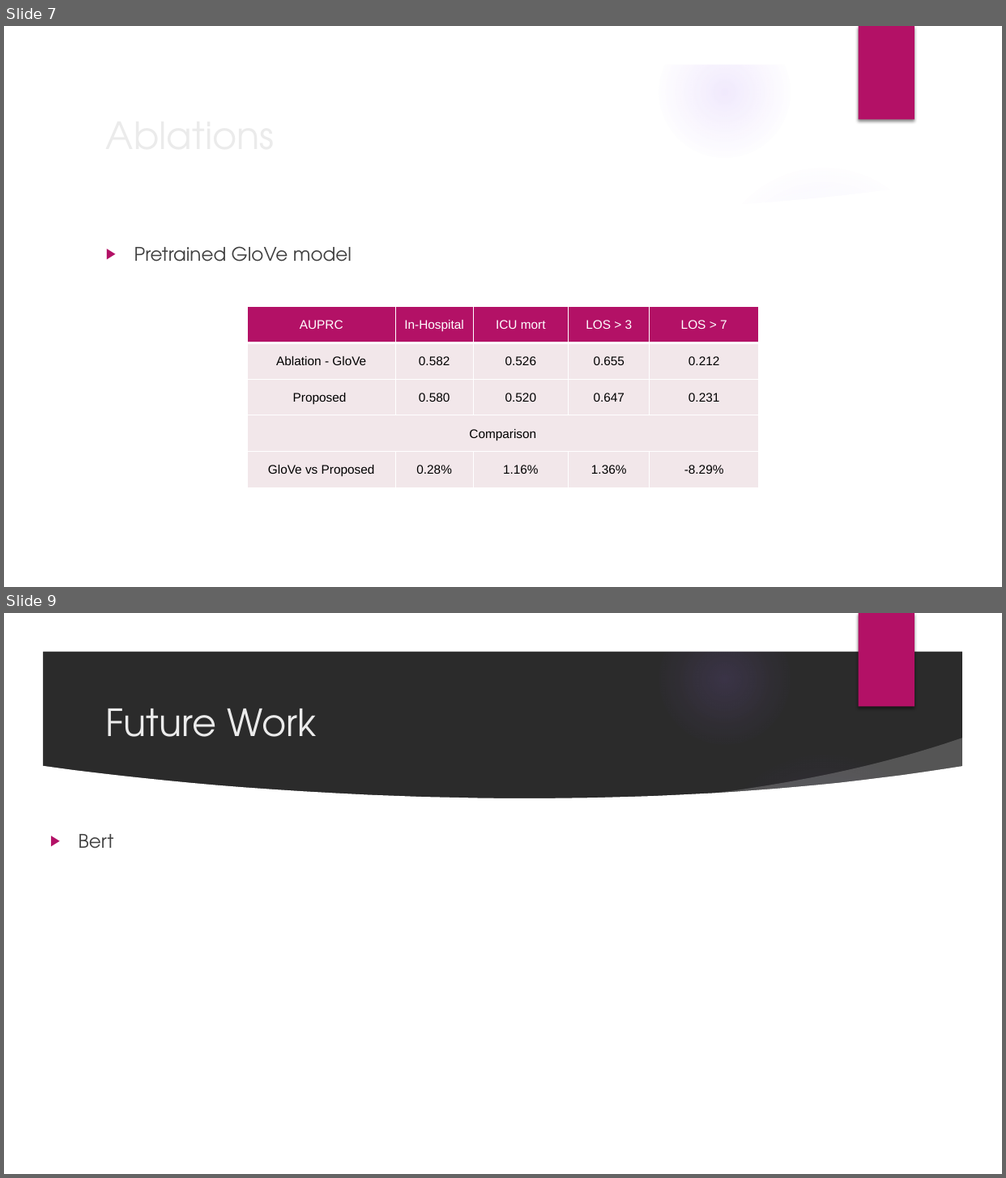
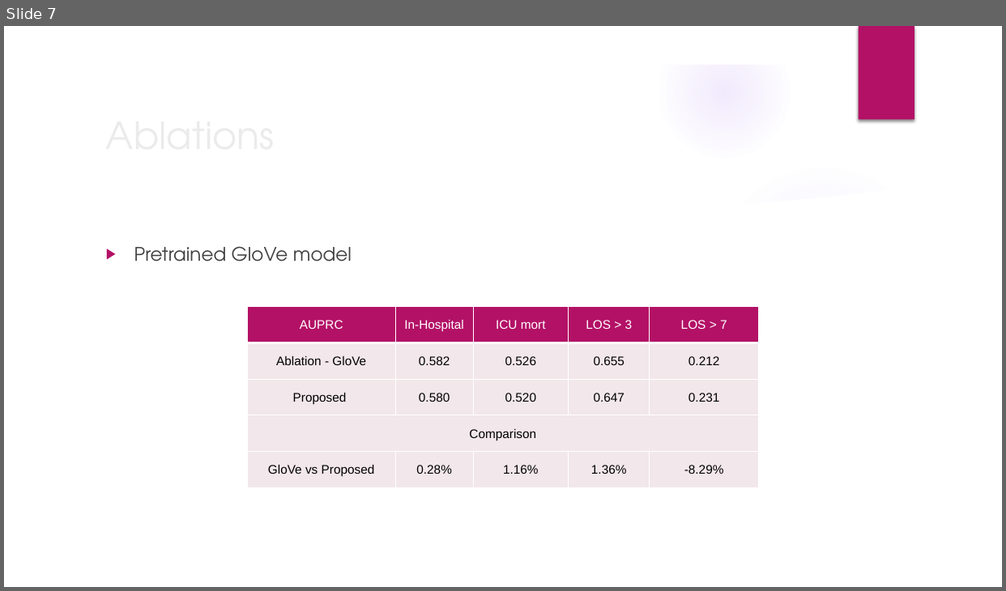
Before and after one commit to s-gopikrishnan/cs-598-dlh-final-project, a slide deck: report/project_presentation.pptx. Shown one above the other, each under a label of ours: slides 7 and 9 before the commit, slide 7 after it; the slides between them are not shown. The pictures are 1006x1178 and 1006x591 pixels, drawn with LibreOffice and Linux fonts; fonts in the diff are those of the drawing; background and template pictures are left out; a plain dark background stands for a picture behind light text. Boxes give left, top, right and bottom in pixels: in the first picture for what was removed or moved away, otherwise in the second. Text is boxed around its words. In the diff, an @@ line names an element or a change of style, - is before the commit and + after.

```diff
--- a/report/project_presentation.pptx
+++ b/report/project_presentation.pptx
@@ slide 9 removed at box(4, 613, 1002, 1174), background picture (left out); not listed: 9 template elements that a slide beside it also shows @@
@@ title removed at box(106, 709, 316, 737) @@
-Future Work
@@ text removed at box(79, 834, 114, 849) @@
-▶ Bert
```
Also in this commit, not shown: 2 slides changed, 1 slide added, 1 other slide removed, 2 other files.
